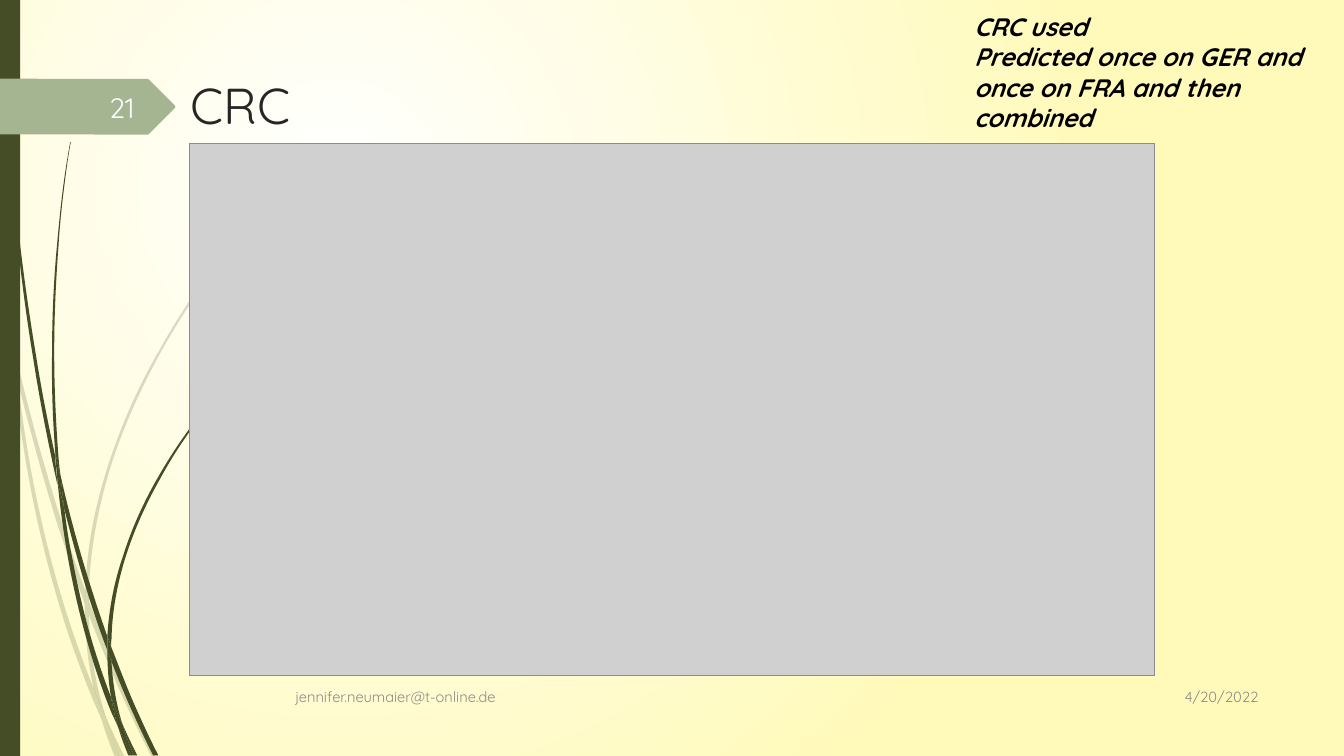
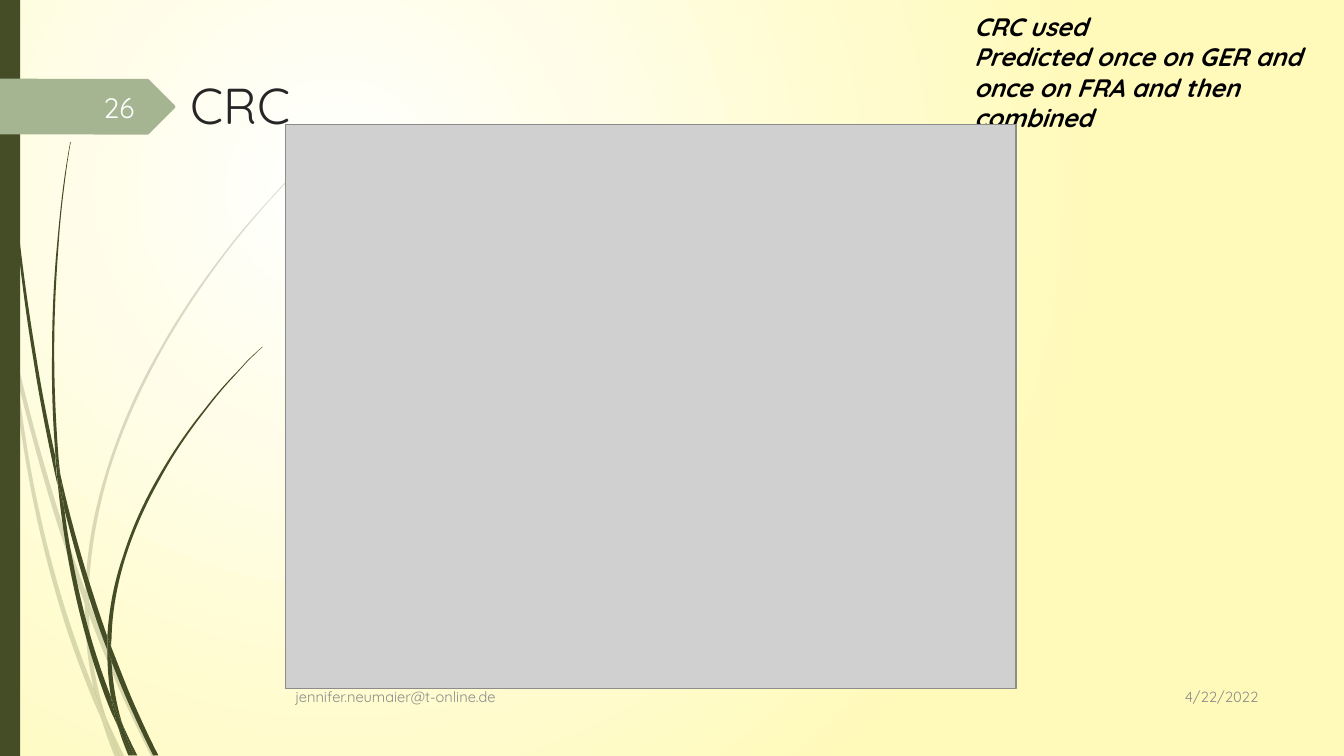
Before and after one commit to JenniferNeumaier/ml_coda, a slide deck: slide 26 of doc/Project_structure_notes.pptx (slide 21 before the commit). Drawn at 1344x756 pixels with LibreOffice and Linux fonts; fonts in the diff are those of the drawing; grey boxes stand for pictures. Boxes give left, top, right and bottom in pixels: in the first picture for what was removed or moved away, otherwise in the second. Text is boxed around its words. In the diff, an @@ line names an element or a change of style, - is before the commit and + after.

```diff
--- a/doc/Project_structure_notes.pptx
+++ b/doc/Project_structure_notes.pptx
@@ page number at box(103, 98, 134, 118): text changed @@
-21
+26
@@ picture: place and size @@
-picture at box(190, 144, 1154, 677)
+picture at box(285, 124, 1016, 689)
@@ text at box(1185, 690, 1258, 704): text changed @@
-4/20/2022
+4/22/2022
```
Also in this commit, not shown: 21 other slides changed, 5 slides added, 47 other files.
